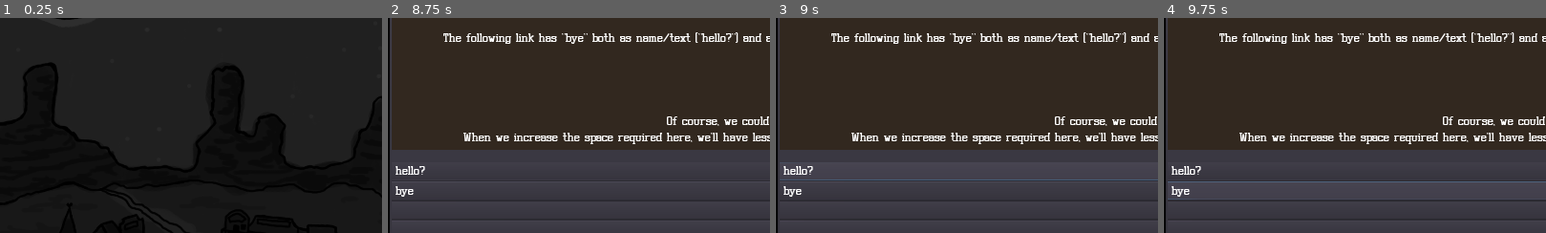
Above: before the commit, frames 1-4 (left to right).
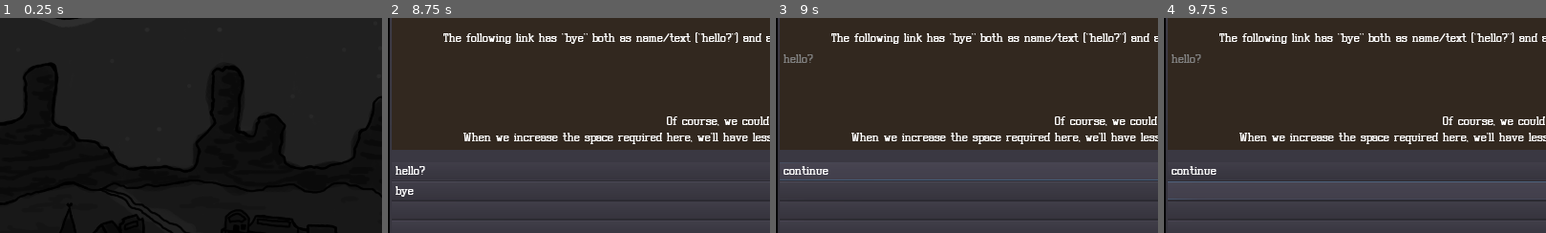
Above: after the commit, the same moments.

Repository: gadse/high-moon
Game: Godot game, scene res://scenes/main_menu/MainMenu.tscn
Two runs of this game, one before a commit and one after it. Both use one fixed random seed, a clock stepped at 60 frames per second and the inputs below.
Inputs (mouse positions are % of the whole screen's width and height, from its top left):
- Up to frame 1 (0.25 s): no input
- Up to frame 2 (8.75 s): click "New Game" at 0.5 s; click "New Game" at 1.25 s; click "New Game" at 2 s; tap Enter at 2.75 s; move the mouse to (72, 45) at 2.77 s; click (72, 45) at 2.92 s; move the mouse to (30, 55) at 3.52 s; click (30, 55) at 3.67 s; click "Fade out" at 4.25 s; click "Fade out" at 5 s; click "Fade out" at 5.75 s; move the mouse to (69, 34) at 6.52 s; click (69, 34) at 6.67 s; click (69, 34) at 7.42 s; click "Show dialog history" at 8 s
- Up to frame 3 (9 s): click (35, 61) at 8.77 s
- Up to frame 4 (9.75 s): click (35, 65) at 9.52 s
The pictures show only the part of the screen within x 1-51%, y 25-75%; the shares and areas given below are measured in that part.

Frames 1-2 are identical in both runs. In frame 3, 0.5% of the frame differs, in the area x 2-14%, y 16-84%; in frame 4, 0.5%.
Error after the commit: Invalid get index '1' (on base: 'Array'). (res://scenes/templates/dialog/Dialog.gd:106)

Commit message:
GH-25 dialog: Make buttons clickable but imperfect

Diff:
--- a/scenes/templates/dialog/Dialog.gd
+++ b/scenes/templates/dialog/Dialog.gd
@@ -13,6 +13,7 @@
 var story: Story = null
 var current_passage: Dictionary = {}
 
+var button_numbers: Dictionary = {}
 
 const PLAYER = "detective"
 const NPC = "npc"
@@ -46,14 +47,8 @@
 
 func _ready():
 	self._update_history()
-
-	var ix = 0
-	for button in answer_buttons:
-		if ix < current_passage.links.size():
-			button.set_text(current_passage.links[ix].name)
-		else:
-			button.set_text("")
-		ix += 1
+	self._fill_button_numbers_and_wire_signals()
+	self._fill_button_texts(current_passage)
 
 func _update_history():
 	dialog_history_label.bbcode_text = ""
@@ -68,6 +63,25 @@
 			dialog_history_label.bbcode_text += entry["text"]
 			dialog_history_label.bbcode_text += "[/right]"
 			dialog_history_label.bbcode_text += "\n"
+
+
+func _fill_button_numbers_and_wire_signals():
+	if button_numbers.size() == 0:
+		var ix = 0
+		for button in answer_buttons:
+			button_numbers[button] = ix
+			button.connect("answer_button_pressed", self, "_on_button_pressed")
+			ix += 1
+
+func _fill_button_texts(passage):
+	var ix = 0
+	for button in answer_buttons:
+		if ix < passage.links.size():
+			button.set_text(passage.links[ix].name)
+		else:
+			button.set_text("")
+		ix += 1
+
 
 func _on_ExpandButton_pressed():
 	expanded = not expanded
@@ -84,3 +98,14 @@
 		expand_button.icon = arrow_up_icon
 		expand_button.text = "Show dialog history"
 		dialog_history_container.visible = false
+
+func _on_button_pressed(object):
+	self._choose_answer(button_numbers[object])
+
+func _choose_answer(answer_ix: int):
+	var answer_text = current_passage.links[answer_ix].name
+	dialog_history.append(_new_dialog_entry(answer_text, PLAYER))
+	current_passage = story.traverse(answer_ix)
+	_update_history()
+	self._fill_button_texts(current_passage)
+	pass
--- a/scenes/templates/dialog/DialogButton.gd
+++ b/scenes/templates/dialog/DialogButton.gd
@@ -1,6 +1,8 @@
 extends Button
 
 export(String, MULTILINE) var caption
+
+signal answer_button_pressed(object)
 
 func _ready():
 	$MarginContainer/Label.text = caption
@@ -14,5 +16,9 @@
 	self.caption = text
 	self._ready()
 
+func _pressed():
+	print("haha penis")
+	emit_signal("answer_button_pressed", self)
+
 func _exit_tree():
 	pass
